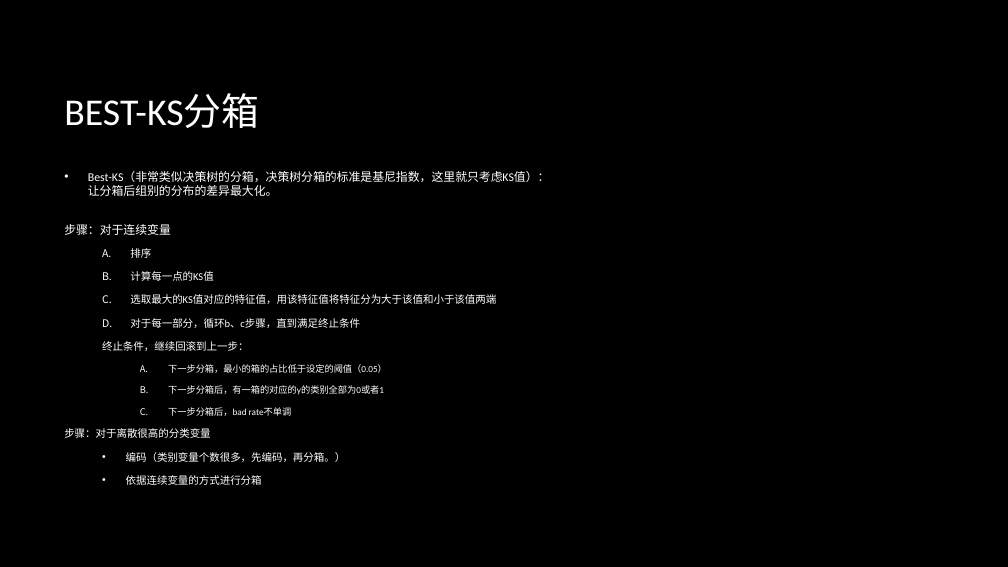
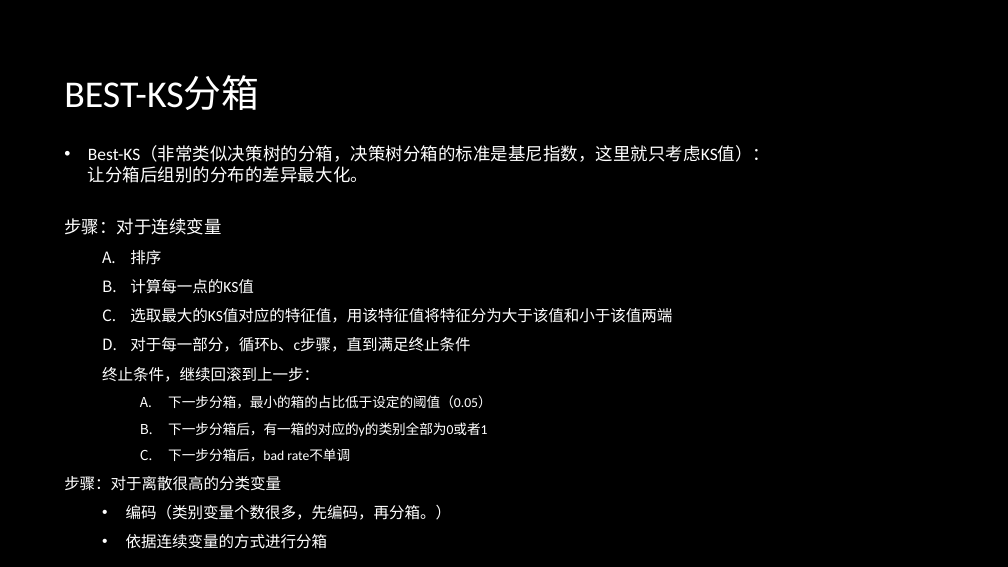
Before and after one commit to NewXLife/ML, a slide deck: slide 7 of docs/shareDoc/统计分析-指标讲解2.pptx. Drawn at 1008x567 pixels with LibreOffice and Linux fonts; fonts in the diff are those of the drawing; background and template pictures are left out. Boxes give left, top, right and bottom in pixels: in the first picture for what was removed or moved away, otherwise in the second. Text is boxed around its words. In the diff, an @@ line names an element or a change of style, - is before the commit and + after.

```diff
--- a/docs/shareDoc/统计分析-指标讲解2.pptx
+++ b/docs/shareDoc/统计分析-指标讲解2.pptx
@@ title "BEST-KS分箱" moved from (x1=64, y1=94, x2=259, y2=128) to (x1=64, y1=75, x2=259, y2=110) @@
@@ text "Best-KS（非常类似决策树的分箱，决策树分箱的标准是基尼指数，这里就只考虑KS值）： 让分箱后组别的分布的差异最大化 ..." moved from (x1=64, y1=171, x2=550, y2=485) to (x1=64, y1=146, x2=770, y2=549) @@
@@ text "Best-KS（非常类似决策树的分箱，决策树分箱的标准是基尼指数，这里就只考虑KS值）： 让分箱后组别的分布的差异最大化 ..." at (x1=64, y1=146, x2=770, y2=549): size 11.2 to 16.6 pt in "Best-KS（非常类似决策树的分箱，决策树分箱的标准是基尼指数，这里就只考虑KS值）： 让分箱后组别的分布的差异最大化 ...", "步骤：对于连续变量"; size 10 to 14.8 pt in "排序", "计算每一点的KS值", "选取最大的KS值对应的特征值，用该特征值将特征分为大于该值和小于该值两端", "对于每一部分，循环b、c步骤，直到满足终止条件" and 4 more places; size 8.8 to 12.9 pt in "下一步分箱，最小的箱的占比低于设定的阈值（0.05）", "下一步分箱后，有一箱的对应的y的类别全部为0或者1", "下一步分箱后，bad rate不单调" @@
```
Also in this commit, not shown: 7 other slides changed, 3 other files.
